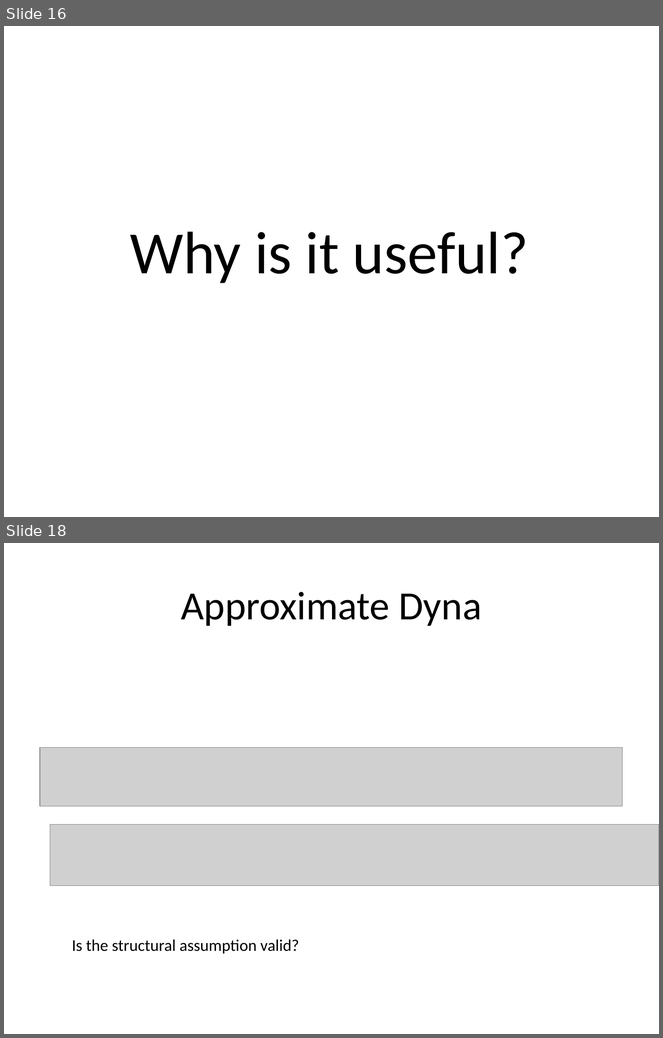
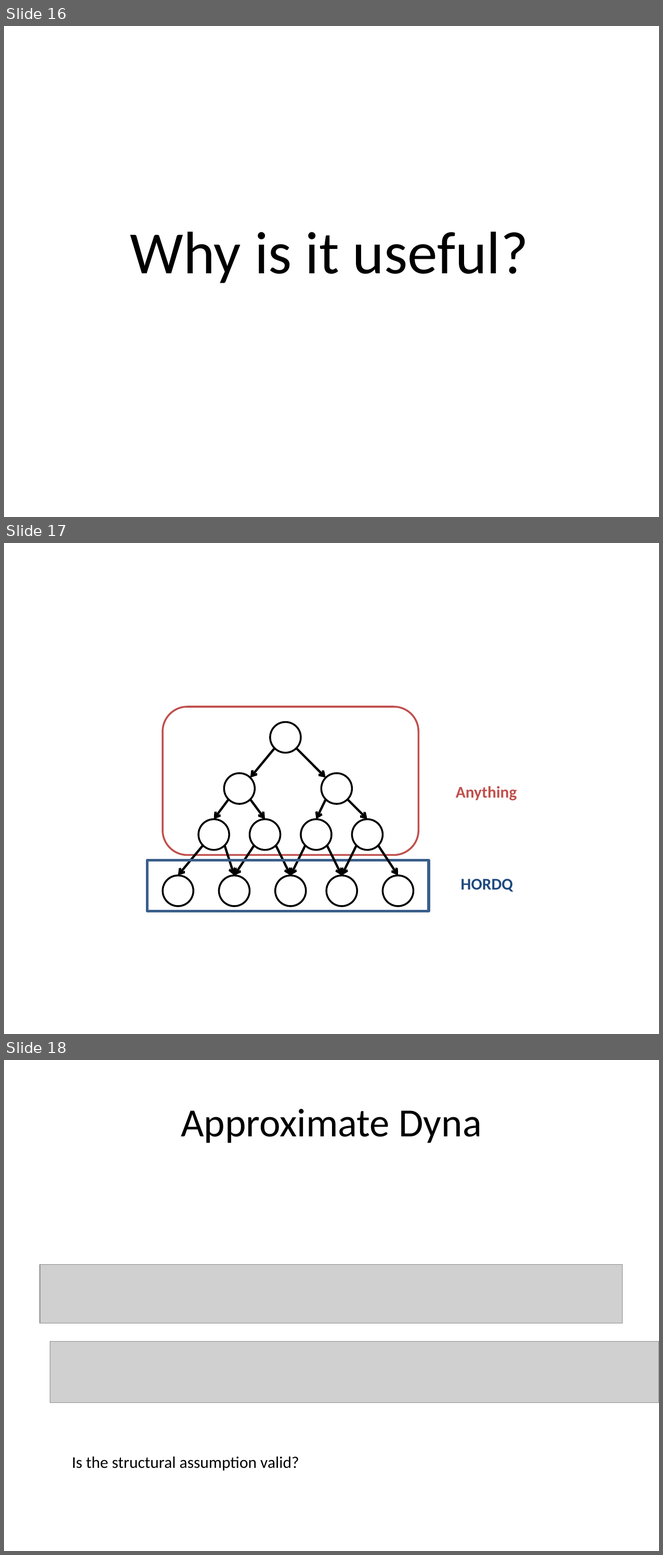
Before and after one commit to lono175/Thesis, a slide deck: OptimalPlanning.pptx. Shown one above the other, each under a label of ours: slides 16 and 18 before the commit, slides 16, 17 and 18 after it; the slides between them are not shown. The pictures are 663x1038 and 663x1555 pixels, drawn with LibreOffice and Linux fonts; fonts in the diff are those of the drawing; grey boxes stand for pictures. Boxes give left, top, right and bottom in pixels: in the first picture for what was removed or moved away, otherwise in the second. Text is boxed around its words. In the diff, an @@ line names an element or a change of style, - is before the commit and + after.

```diff
--- a/OptimalPlanning.pptx
+++ b/OptimalPlanning.pptx
@@ slide 17 added at [4, 543, 659, 1034], background #FFFFFF @@
@@ rounded rectangle added at [163, 707, 419, 856], fill #FFFFFF, outline #C0504D 2 pt @@
@@ ellipse added at [270, 722, 301, 753], fill #FFFFFF, outline #000000 2 pt @@
@@ arrow added from (274, 748) to (250, 778), #000000 2.5 pt @@
@@ arrow added from (296, 748) to (326, 778), #000000 2.5 pt @@
@@ ellipse added at [224, 774, 255, 805], fill #FFFFFF, outline #000000 2 pt @@
@@ ellipse added at [321, 774, 352, 805], fill #FFFFFF, outline #000000 2 pt @@
@@ text added at [456, 786, 517, 801], 18 pt, text #C0504D, bold @@
+Anything
@@ arrow added from (229, 800) to (214, 820), #000000 2.5 pt @@
@@ arrow added from (250, 800) to (265, 820), #000000 2.5 pt @@
@@ arrow added from (326, 800) to (317, 820), #000000 2.5 pt @@
@@ arrow added from (347, 800) to (367, 820), #000000 2.5 pt @@
@@ ellipse added at [198, 820, 229, 850], fill #FFFFFF, outline #000000 2 pt @@
@@ ellipse added at [249, 820, 281, 850], fill #FFFFFF, outline #000000 2 pt @@
@@ ellipse added at [301, 820, 332, 850], fill #FFFFFF, outline #000000 2 pt @@
@@ ellipse added at [352, 820, 383, 850], fill #FFFFFF, outline #000000 2 pt @@
@@ arrow added from (203, 846) to (178, 876), #000000 2.5 pt @@
@@ arrow added from (225, 846) to (235, 876), #000000 2.5 pt @@
@@ arrow added from (254, 846) to (235, 876), #000000 2.5 pt @@
@@ arrow added from (276, 846) to (291, 876), #000000 2.5 pt @@
@@ arrow added from (306, 846) to (291, 876), #000000 2.5 pt @@
@@ arrow added from (327, 846) to (342, 876), #000000 2.5 pt @@
@@ arrow added from (357, 846) to (342, 876), #000000 2.5 pt @@
@@ arrow added from (378, 846) to (399, 876), #000000 2.5 pt @@
@@ rectangle added at [148, 860, 429, 911], outline #3A5F8C 3 pt @@
@@ ellipse added at [163, 876, 193, 906], fill #FFFFFF, outline #000000 2 pt @@
@@ ellipse added at [219, 876, 249, 906], fill #FFFFFF, outline #000000 2 pt @@
@@ ellipse added at [275, 876, 306, 906], fill #FFFFFF, outline #000000 2 pt @@
@@ ellipse added at [326, 876, 357, 906], fill #FFFFFF, outline #000000 2 pt @@
@@ ellipse added at [383, 876, 414, 906], fill #FFFFFF, outline #000000 2 pt @@
@@ text added at [461, 879, 513, 892], 18 pt, text #1F497D, bold @@
+HORDQ
```
Also in this commit, not shown: 3 slides changed, 2 other slides added, 1 slide removed.
